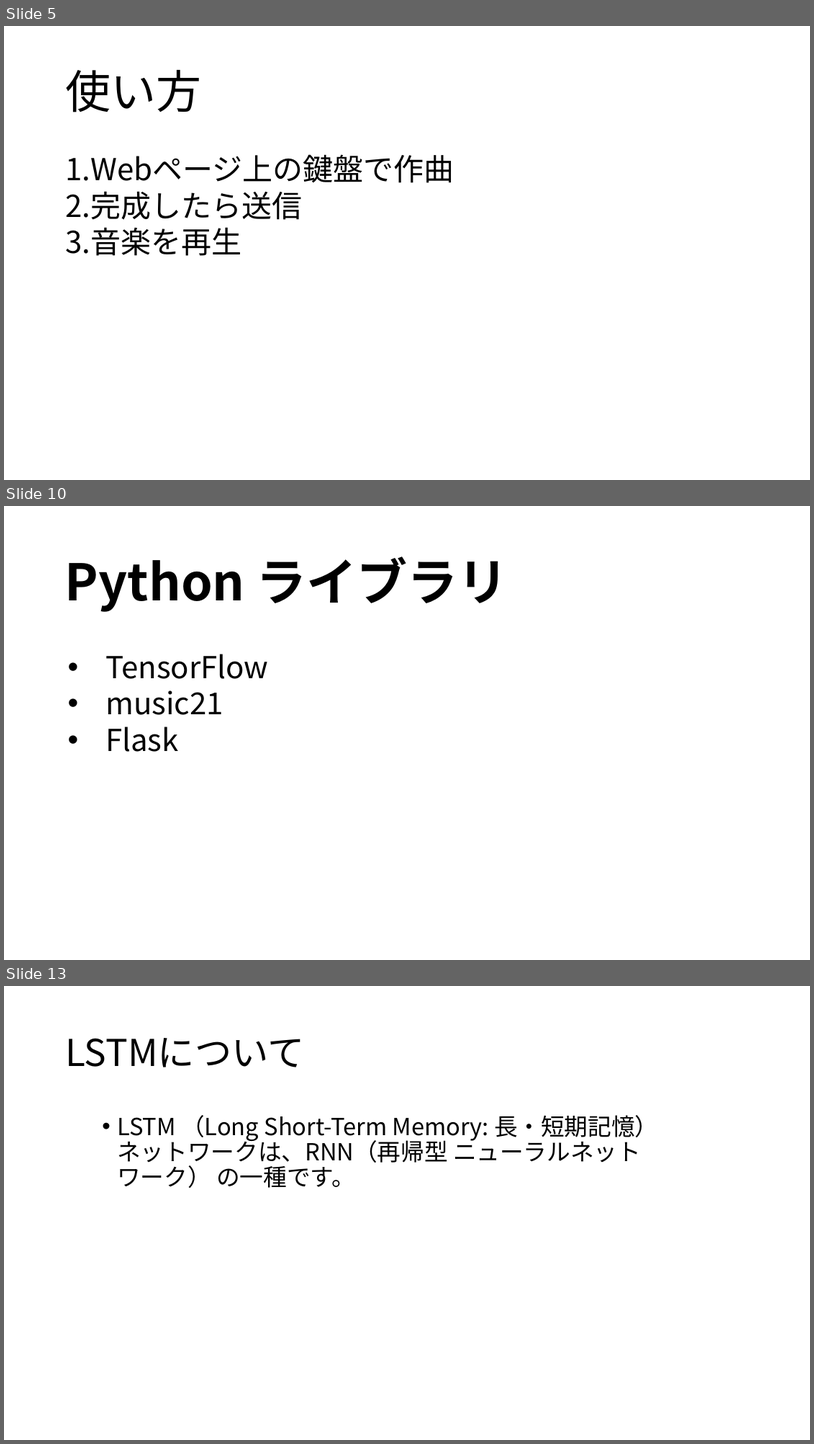
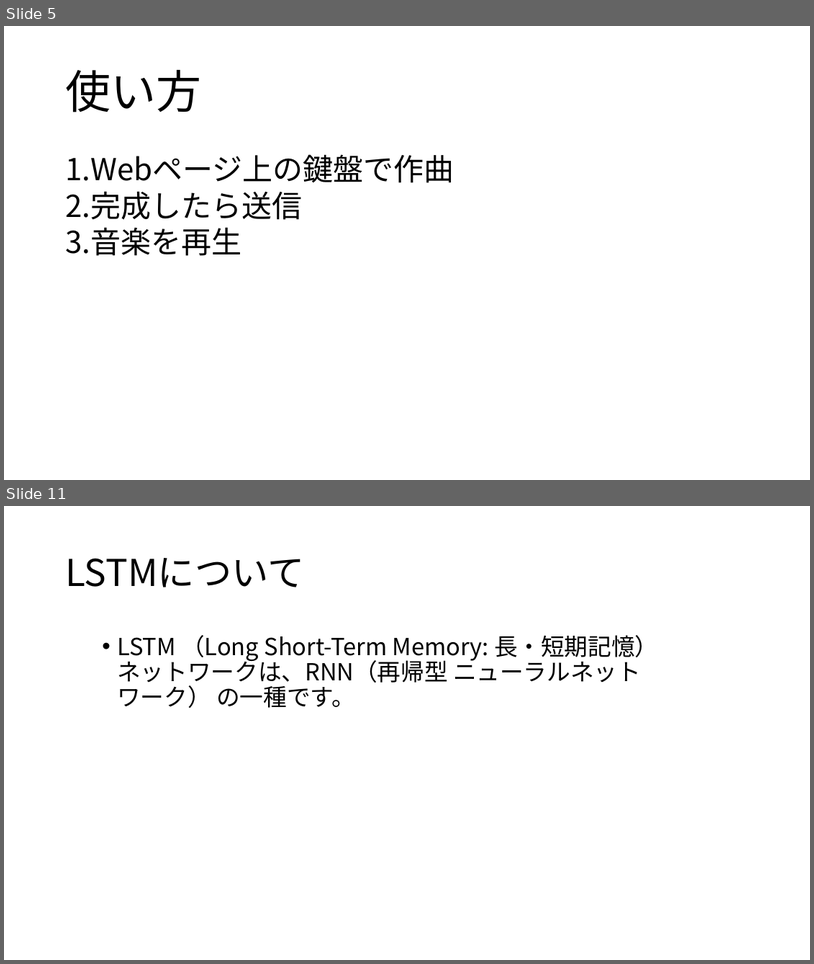
Before and after one commit to yoshitake266/bitComposer_prj, a slide deck: presentation/bit Composer.pptx. Shown one above the other, each under a label of ours: slides 5, 10 and 13 before the commit, slides 5 and 11 after it; the slides between them are not shown. The pictures are 814x1444 and 814x964 pixels, drawn with LibreOffice and Linux fonts; fonts in the diff are those of the drawing. Boxes give left, top, right and bottom in pixels: in the first picture for what was removed or moved away, otherwise in the second. Text is boxed around its words. In the diff, an @@ line names an element or a change of style, - is before the commit and + after.

```diff
--- a/presentation/bit Composer.pptx
+++ b/presentation/bit Composer.pptx
@@ slide 10 removed at (4,506,810,960), background #FFFFFF @@
@@ title removed at (65,556,509,612) @@
-Python ライブラリ
@@ text removed at (106,654,268,752) @@
-• TensorFlow
-• music21
-• Flask
@@ what was slide 13 is now slide 11 @@
```
Also in this commit, not shown: 5 slides changed, 5 slides added, 5 other slides removed, 5 other files.
